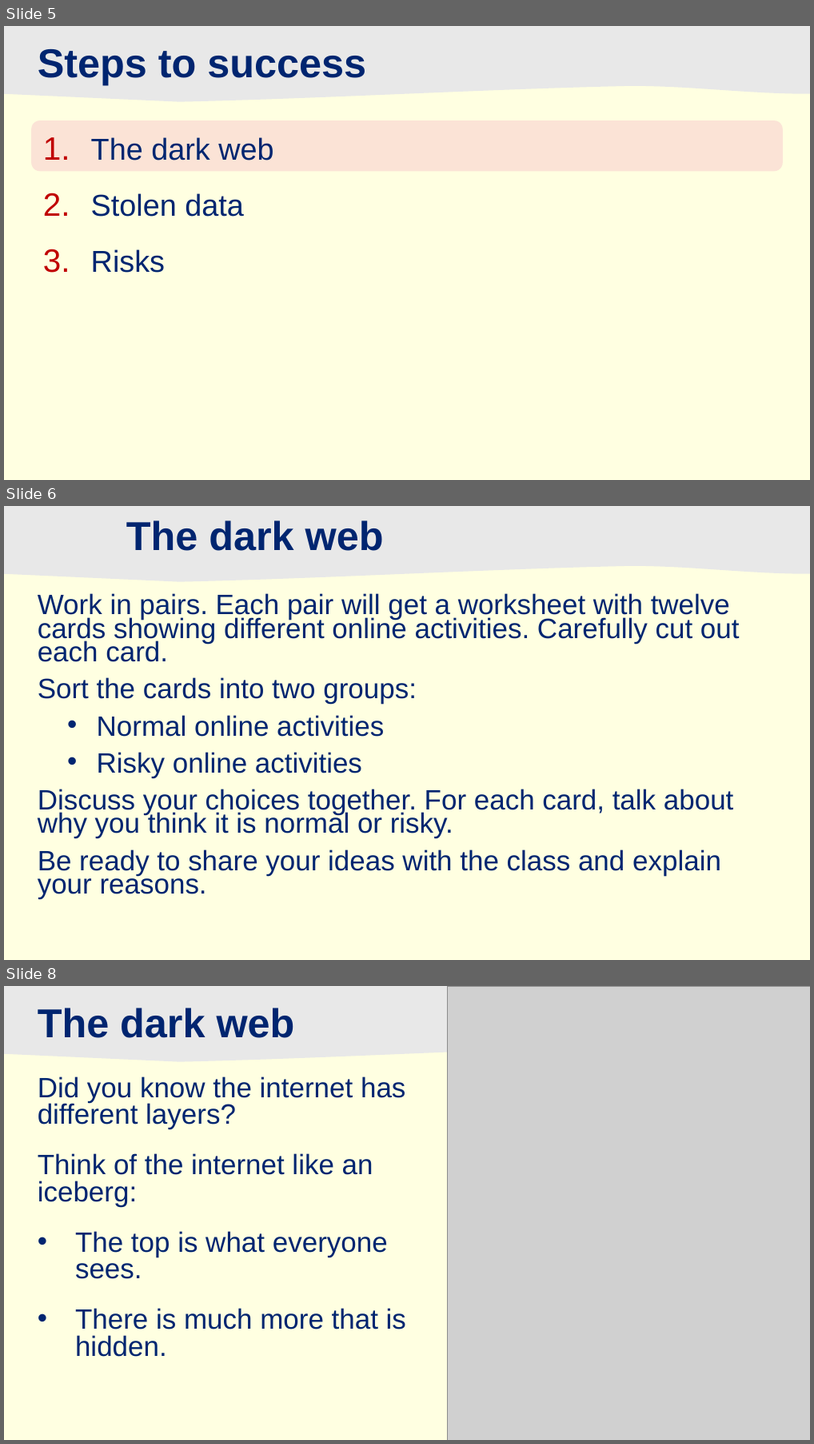
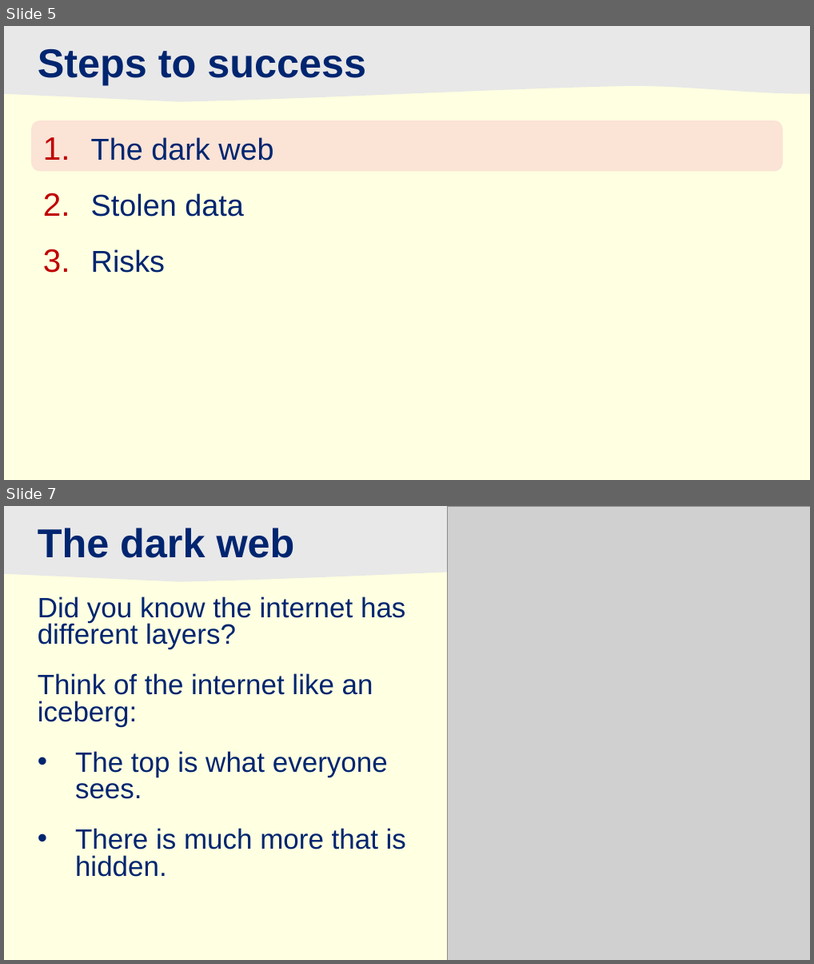
Before and after one commit to JFinnTeacher/TY-Introduction-to-Coding-with-Python, a slide deck: Lesson 05 - Understanding Cyber Threats/05_Cyber_Threats.pptx. Shown one above the other, each under a label of ours: slides 5, 6 and 8 before the commit, slides 5 and 7 after it; the slides between them are not shown. The pictures are 814x1444 and 814x964 pixels, drawn with LibreOffice and Linux fonts; fonts in the diff are those of the drawing; grey boxes stand for pictures; background and template pictures are left out. Boxes give left, top, right and bottom in pixels: in the first picture for what was removed or moved away, otherwise in the second. Text is boxed around its words. In the diff, an @@ line names an element or a change of style, - is before the commit and + after.

```diff
--- a/Lesson 05 - Understanding Cyber Threats/05_Cyber_Threats.pptx
+++ b/Lesson 05 - Understanding Cyber Threats/05_Cyber_Threats.pptx
@@ slide 6 removed at (x1=4, y1=506, x2=810, y2=960), background #FFFFE1; not listed: 1 template element that a slide beside it also shows @@
@@ title removed at (x1=126, y1=520, x2=384, y2=551) @@
-The dark web
@@ text removed at (x1=38, y1=593, x2=740, y2=899) @@
-Work in pairs. Each pair will get a worksheet with twelve cards showing different online activities. Carefully cut out each card.
-Sort the cards into two groups:
-• Normal online activities
-• Risky online activities
-Discuss your choices together. For each card, talk about why you think it is normal or risky.
-Be ready to share your ideas with the class and explain your reasons.
@@ what was slide 8 is now slide 7 @@
```
Also in this commit, not shown: 1 slide changed, 6 other slides removed, 9 other files.
